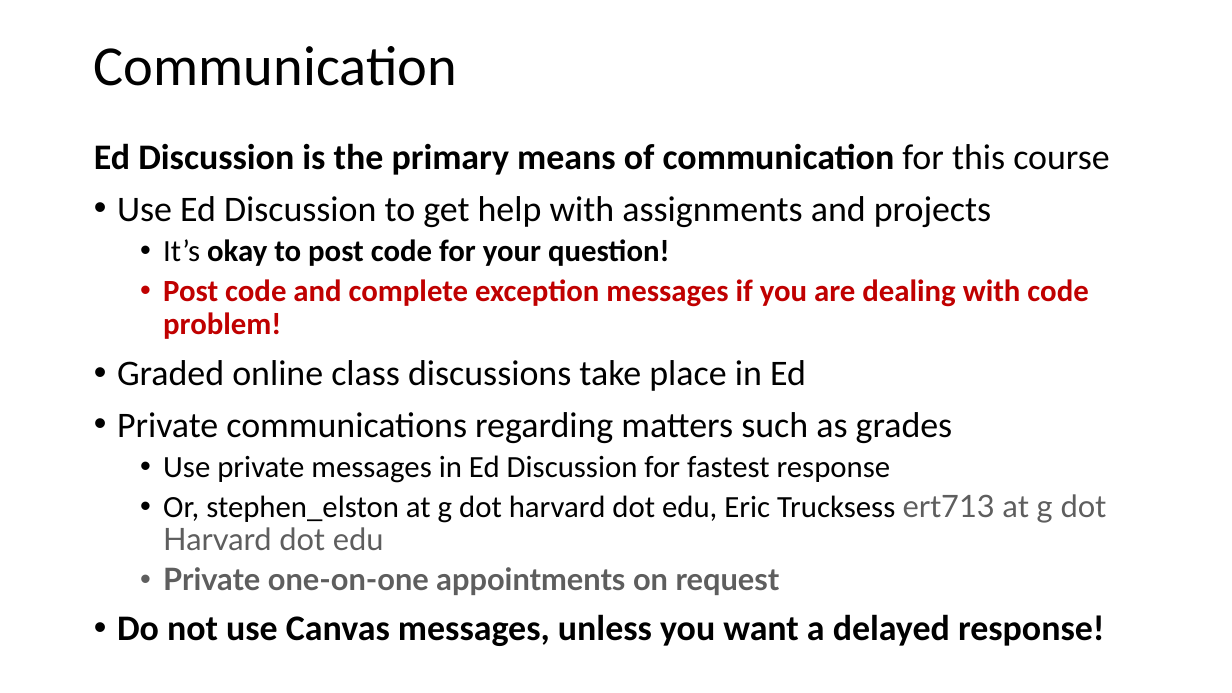
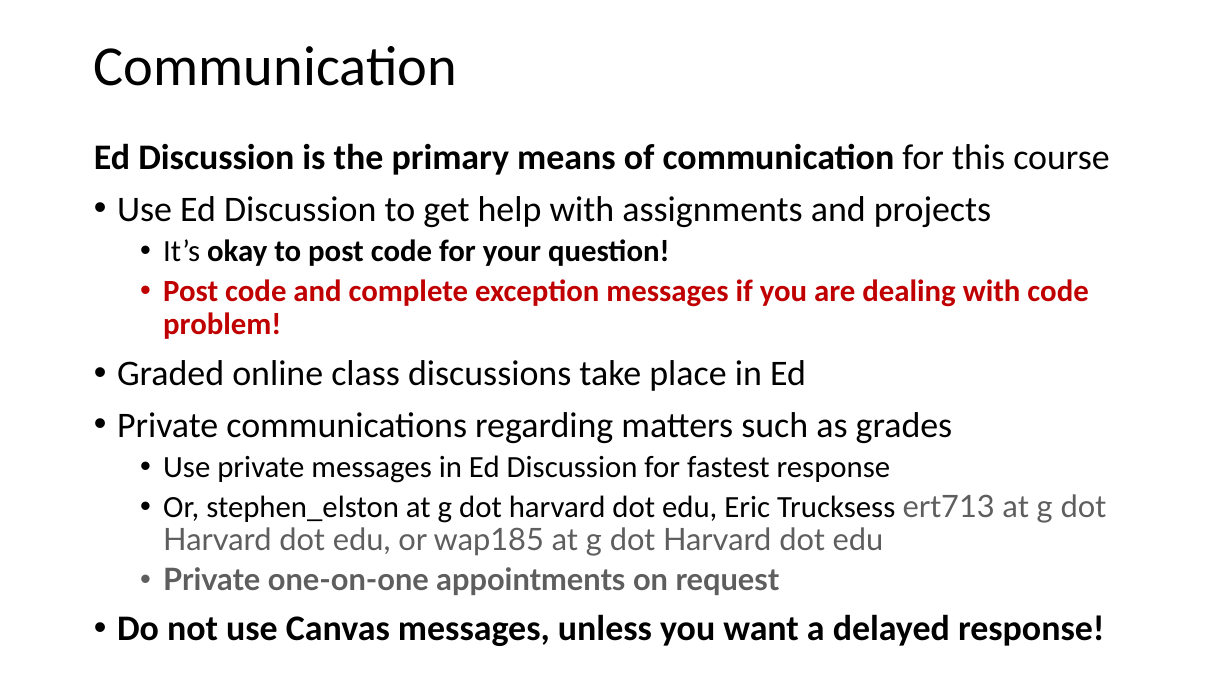
Before and after one commit to harelgabainew/school1, a slide deck: slide 22 of slides/1_Introduction.pptx. Drawn at 1232x693 pixels with LibreOffice and Linux fonts; fonts in the diff are those of the drawing. Boxes give left, top, right and bottom in pixels: in the first picture for what was removed or moved away, otherwise in the second. Text is boxed around its words. In the diff, an @@ line names an element or a change of style, - is before the commit and + after.

```diff
--- a/slides/1_Introduction.pptx
+++ b/slides/1_Introduction.pptx
@@ text at (x1=163, y1=494, x2=1106, y2=556): text changed; font Calibri to Lato; text colour #000000 to #5E5E5E @@
-  • Or, stephen_elston at g dot harvard dot edu, Eric Trucksess ert713 at g dot Harvard dot edu
+  • Or, stephen_elston at g dot harvard dot edu, Eric Trucksess ert713 at g dot Harvard dot edu, or wap185 at g dot Harvard dot edu
```
Also in this commit, not shown: 1 slide added, 1 slide removed.
